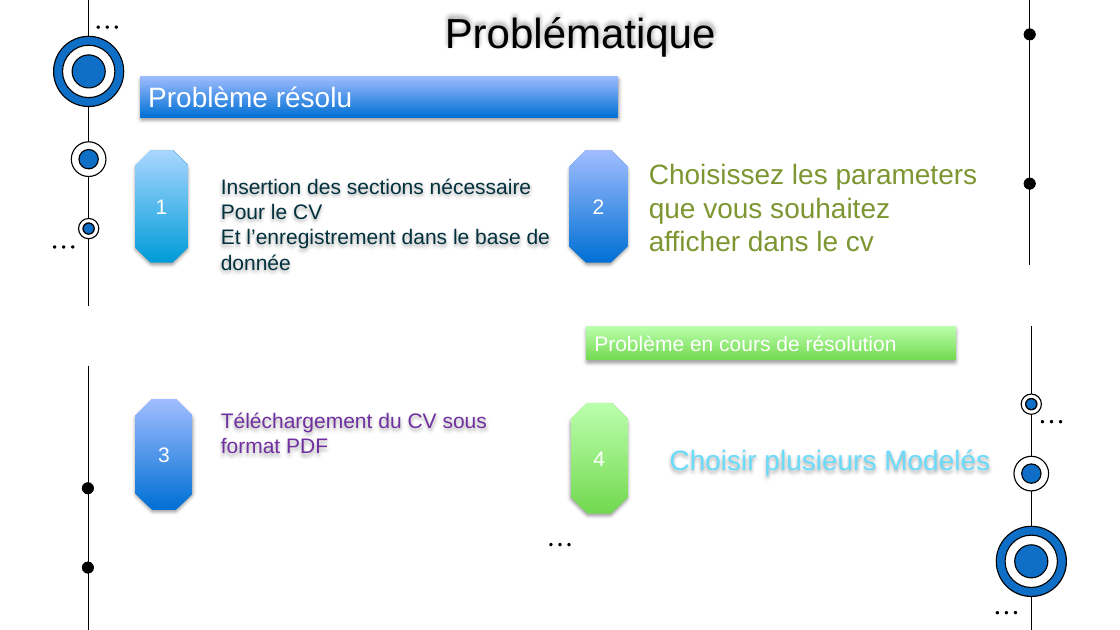
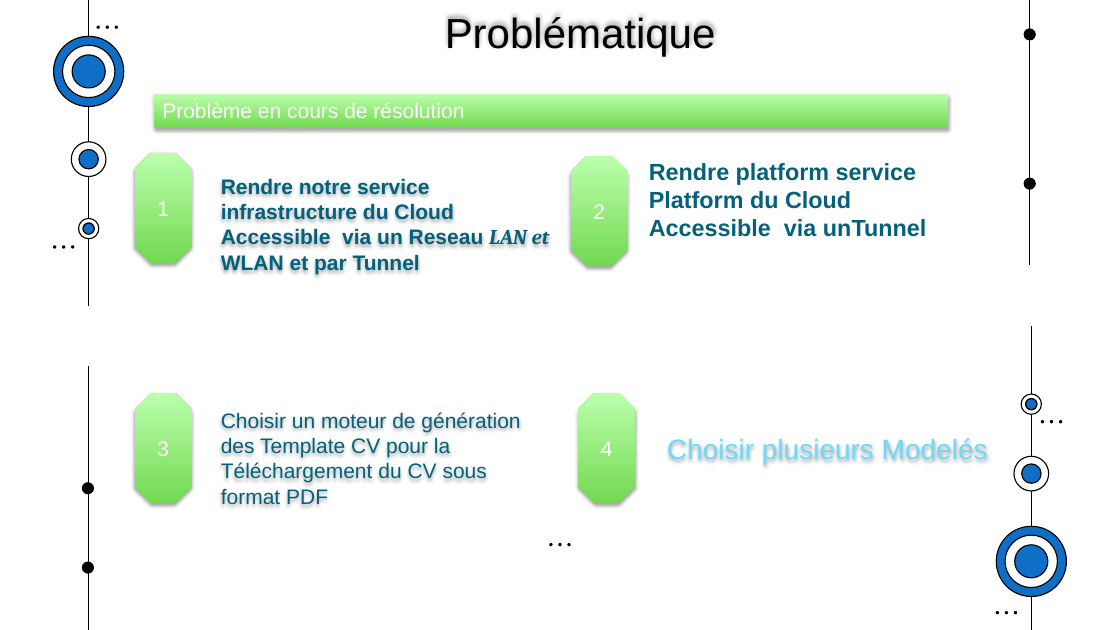
Before and after one commit to muhamedoufi/rapport-cloud, a slide deck: slide 7 of Presentation_cv.pptx (slide 12 before the commit). Drawn at 1120x630 pixels with LibreOffice and Linux fonts; fonts in the diff are those of the drawing. Boxes give left, top, right and bottom in pixels: in the first picture for what was removed or moved away, otherwise in the second. Text is boxed around its words. In the diff, an @@ line names an element or a change of style, - is before the commit and + after.

```diff
--- a/Presentation_cv.pptx
+++ b/Presentation_cv.pptx
@@ rectangle removed at <box>140,76,619,118</box> @@
-Problème résolu
@@ rectangle "Problème en cours de résolution": place and size @@
-rectangle "Problème en cours de résolution" at <box>586,327,957,360</box>
+rectangle "Problème en cours de résolution" at <box>154,94,948,128</box>
@@ octagon "1": place and size @@
-octagon "1" at <box>135,150,188,263</box>
+octagon "1" at <box>134,153,192,264</box>
@@ octagon "1" at <box>134,153,192,264</box>: fill gradient #009DD9 to #ABD6FF to gradient #74DA52 to #BCFFAD; mirrored @@
@@ text at <box>221,179,550,274</box>: text changed; text colour #02303E to #04617B; bold on @@
-Insertion des sections nécessaire
-Pour le CV
-Et l’enregistrement dans le base de donnée
+Rendre notre service infrastructure du Cloud Accessible via un Reseau LAN et WLAN et par Tunnel
@@ octagon "2" at <box>571,155,628,266</box>: fill gradient #0070D5 to #A3BDFF to gradient #74DA52 to #BCFFAD @@
@@ octagon "2": place and size @@
-octagon "2" at <box>569,150,628,263</box>
+octagon "2" at <box>571,155,628,266</box>
@@ text at <box>649,163,926,237</box>: text changed; size 24 to 20 pt; text colour #7E9632 to #04617B; bold on @@
-Choisissez les parameters que vous souhaitez afficher dans le cv
+Rendre platform service Platform du Cloud Accessible via unTunnel
@@ octagon "3": place and size @@
-octagon "3" at <box>135,399,192,510</box>
+octagon "3" at <box>134,393,192,504</box>
@@ octagon "3" at <box>134,393,192,504</box>: fill gradient #0070D5 to #A3BDFF to gradient #74DA52 to #BCFFAD @@
@@ text at <box>221,412,520,504</box>: text changed; text colour #7030A0 to #04617B @@
-Téléchargement du CV sous format PDF
+Choisir un moteur de génération des Template CV pour la Téléchargement du CV sous format PDF
@@ octagon "4": place and size @@
-octagon "4" at <box>571,402,628,513</box>
+octagon "4" at <box>578,393,635,504</box>
@@ text "Choisir plusieurs Modelés": place and size @@
-text "Choisir plusieurs Modelés" at <box>670,449,990,475</box>
+text "Choisir plusieurs Modelés" at <box>667,438,988,464</box>
```
Also in this commit, not shown: 8 other slides changed, 9 slides added, 5 slides removed, 1 other file.
